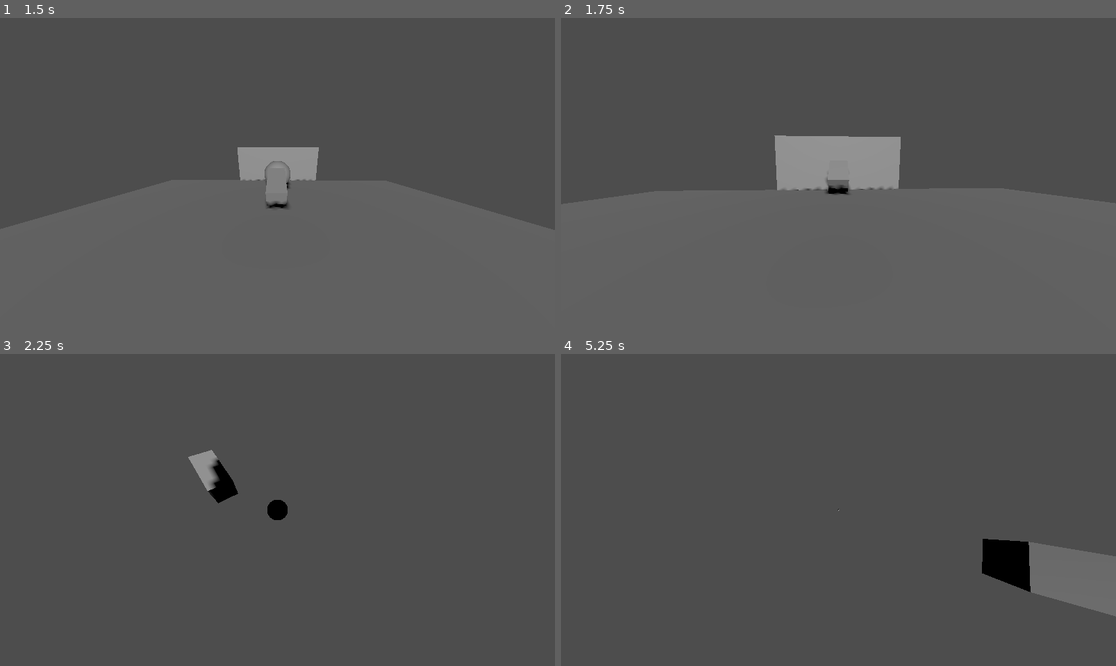
Above: before the commit, frames 1-4 (two rows, left to right).
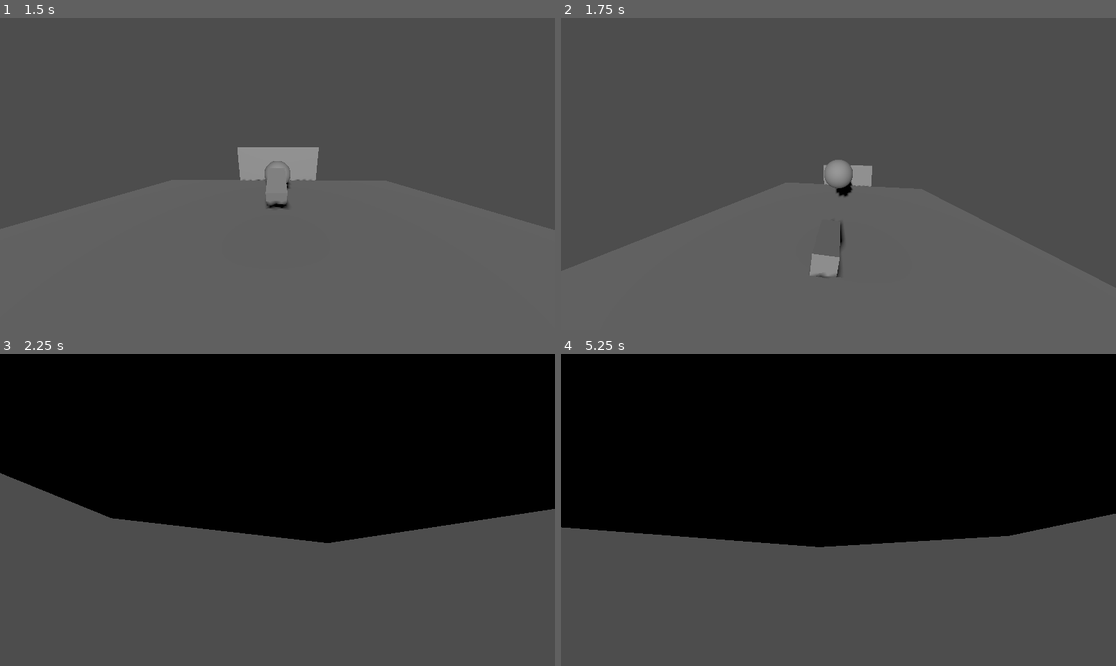
Above: after the commit, the same moments.

Repository: jcreek/CosmicClash
Game: Godot game, scene res://scenes/match.tscn
The game is run twice, just before and just after one commit, with the same random seed, the same clock (stepped at 60 frames per second) and the same inputs.
Inputs:
- Up to frame 1 (1.5 s): hold W (move_forward) from 0.53 s (still down)
- Up to frame 2 (1.75 s): keep holding W (move_forward)
- Up to frame 3 (2.25 s): release W (move_forward) at 2.03 s; hold A (move_left) from 2.03 s (still down)
- Up to frame 4 (5.25 s): release A (move_left) at 3.53 s; hold S (move_backward) 3.53-4.28 s; hold D (move_right) 4.28-5.03 s; hold W (move_forward) from 5.03 s (still down)

Frame 1 is identical in both runs. In frame 2, 3.7% of the frame differs, in the area x 38-62%, y 37-84%; in frame 3, 53%; in frame 4, 62%, in the area x 0-100%, y 0-85%.

Commit message:
feat(*): Add the ability to score a goal

Diff:
--- a/Game/objects/goal.tscn
+++ b/Game/objects/goal.tscn
@@ -1,4 +1,6 @@
-[gd_scene load_steps=3 format=3 uid="uid://cofdcxo5170rs"]
+[gd_scene load_steps=4 format=3 uid="uid://cofdcxo5170rs"]
+
+[ext_resource type="Script" path="res://scripts/goal.gd" id="1_v8ikr"]
 
 [sub_resource type="BoxMesh" id="BoxMesh_4ngif"]
 size = Vector3(3.5, 1.5, 0.1)
@@ -7,9 +9,12 @@
 size = Vector3(3.5, 1.5, 0.1)
 
 [node name="Goal" type="Area3D"]
+script = ExtResource("1_v8ikr")
 
 [node name="MeshInstance3D" type="MeshInstance3D" parent="."]
 mesh = SubResource("BoxMesh_4ngif")
 
 [node name="CollisionShape3D" type="CollisionShape3D" parent="."]
 shape = SubResource("BoxShape3D_nmd5r")
+
+[connection signal="body_entered" from="." to="." method="_on_body_entered"]
--- a/Game/scenes/match.tscn
+++ b/Game/scenes/match.tscn
@@ -56,7 +56,8 @@
 
 [node name="Goals" type="Node3D" parent="."]
 
-[node name="Goal2" parent="Goals" node_paths=PackedStringArray("ball") instance=ExtResource("3_xk008")]
+[node name="Goal2" parent="Goals" node_paths=PackedStringArray("ball", "player1") instance=ExtResource("3_xk008")]
 transform = Transform3D(1, 0, 0, 0, 1, 0, 0, 0, 1, 2.08165e-12, 1, -5)
 script = ExtResource("4_ukkeh")
 ball = NodePath("../../Ball")
+player1 = NodePath("../../Players/Player1")
--- a/Game/scripts/goal2.gd
+++ b/Game/scripts/goal2.gd
@@ -1,14 +1,19 @@
 extends Area3D
 
 @export var ball: RigidBody3D
+@export var player1: RigidBody3D
+#@export var player2: RigidBody3D
 
 
 # Called when the node enters the scene tree for the first time.
 func _ready():
 	pass # Replace with function body.
 
-
-# Called every frame. 'delta' is the elapsed time since the previous frame.
-func _process(delta):
-	if (overlaps_body(ball)):
+# Called when an object with collision enters the bounds of this object
+func _on_body_entered(body):
+	# Only care if it's the ball
+	if(body == ball):
 		print("Goal scored in goal 2")
+		# Reset the ball and player to their starting locations just for testing
+		ball.global_transform.origin = Vector3(0, 2, 0)
+		player1.global_transform.origin = Vector3(0, 0.5, 2)
